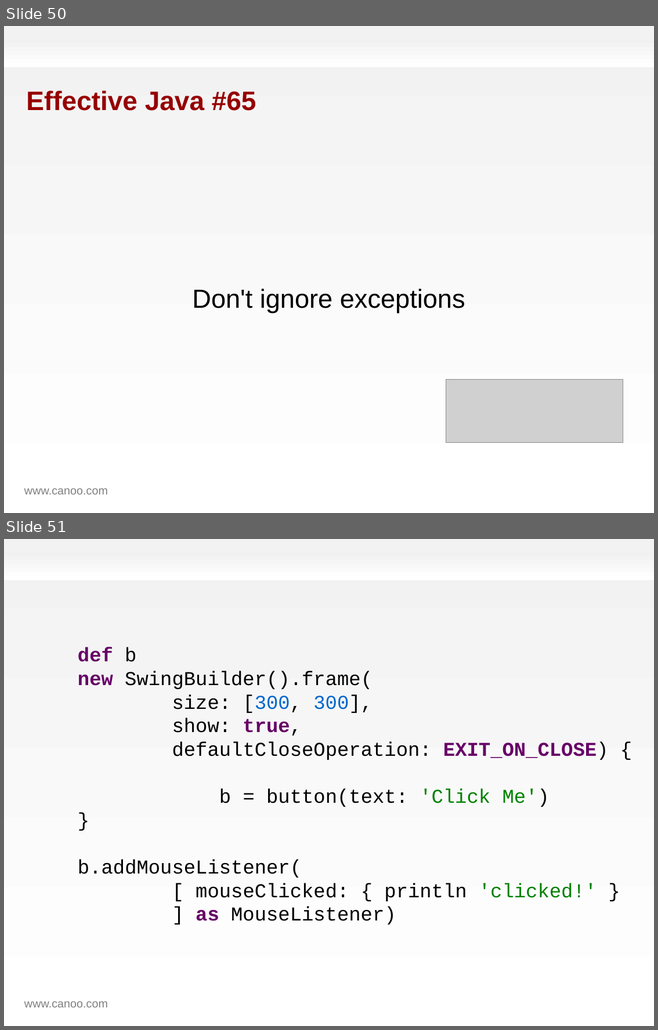
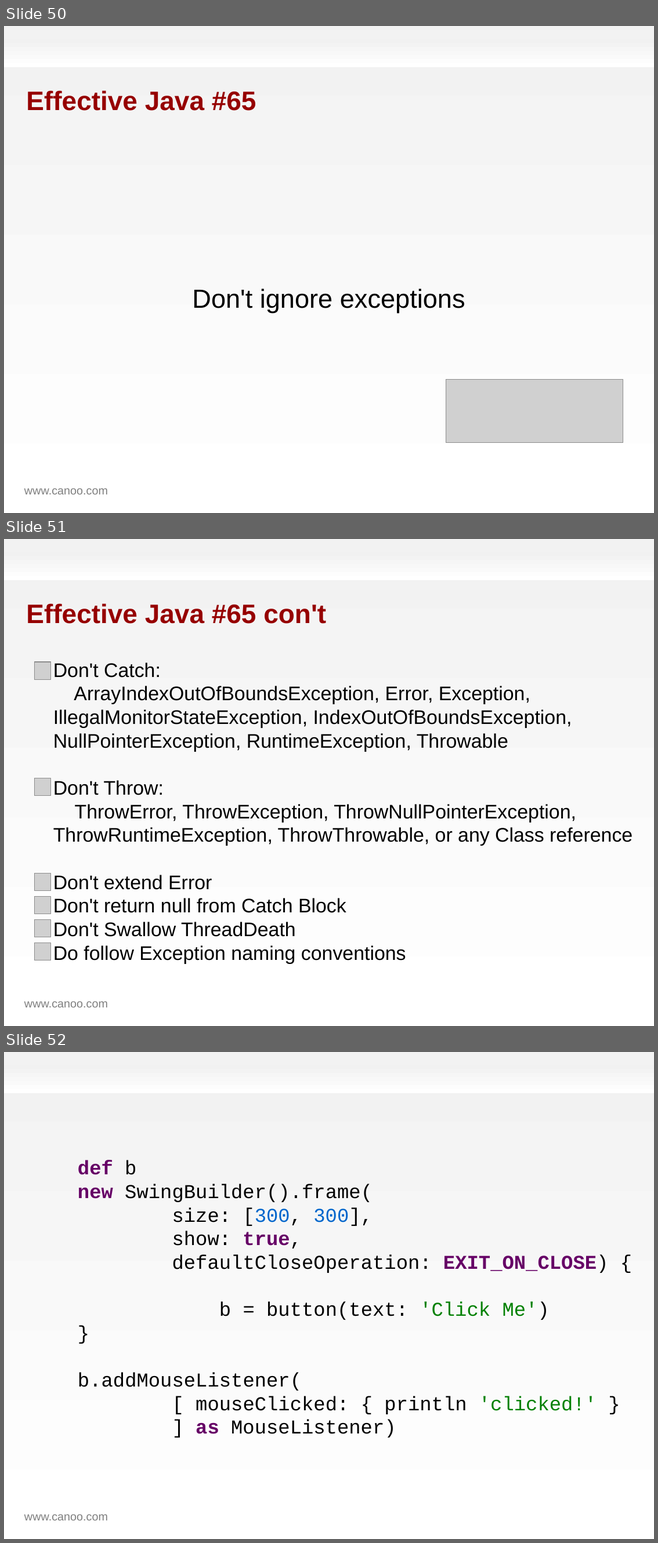
Before and after one commit to HamletDRC/presentations, a slide deck: effectivegroovy/effectivegroovy.odp. Shown one above the other, each under a label of ours: slides 50 and 51 before the commit, slides 50, 51 and 52 after it. The pictures are 658x1030 and 658x1543 pixels, drawn with LibreOffice and Linux fonts; fonts in the diff are those of the drawing; grey boxes stand for pictures; background and template pictures are left out. Boxes give left, top, right and bottom in pixels: in the first picture for what was removed or moved away, otherwise in the second. Text is boxed around its words. In the diff, an @@ line names an element or a change of style, - is before the commit and + after.

Commit message:
finish effective Groovy for gr8

```diff
--- a/effectivegroovy/effectivegroovy.odp
+++ b/effectivegroovy/effectivegroovy.odp
@@ slide 51 added at box(4, 539, 654, 1026), background gradient #F2F2F2 to #FFFFFF; not listed: 2 template elements that a slide beside it also shows @@
@@ title added at box(26, 603, 326, 624), 32.6 pt, text #960000, bold @@
+Effective Java #65 con't
@@ picture added at box(34, 662, 50, 680) @@
@@ subtitle added at box(53, 663, 632, 964), 24 pt, text #000000 @@
+Don't Catch:
+ArrayIndexOutOfBoundsException, Error, Exception, IllegalMonitorStateException, IndexOutOfBoundsException, NullPointerException, RuntimeException, Throwable
+Don't Throw:
+ThrowError, ThrowException, ThrowNullPointerException, ThrowRuntimeException, ThrowThrowable, or any Class reference
+Don't extend Error
+Don't return null from Catch Block
+Don't Swallow ThreadDeath
+Do follow Exception naming conventions
@@ picture added at box(34, 779, 50, 796) @@
@@ picture added at box(34, 873, 50, 891) @@
@@ picture added at box(34, 896, 50, 914) @@
@@ picture added at box(34, 920, 50, 937) @@
@@ picture added at box(34, 943, 50, 961) @@
@@ what was slide 51 is now slide 52 @@
```
Also in this commit, not shown: 3 slides changed, 6 other slides added, 2 slides removed.
